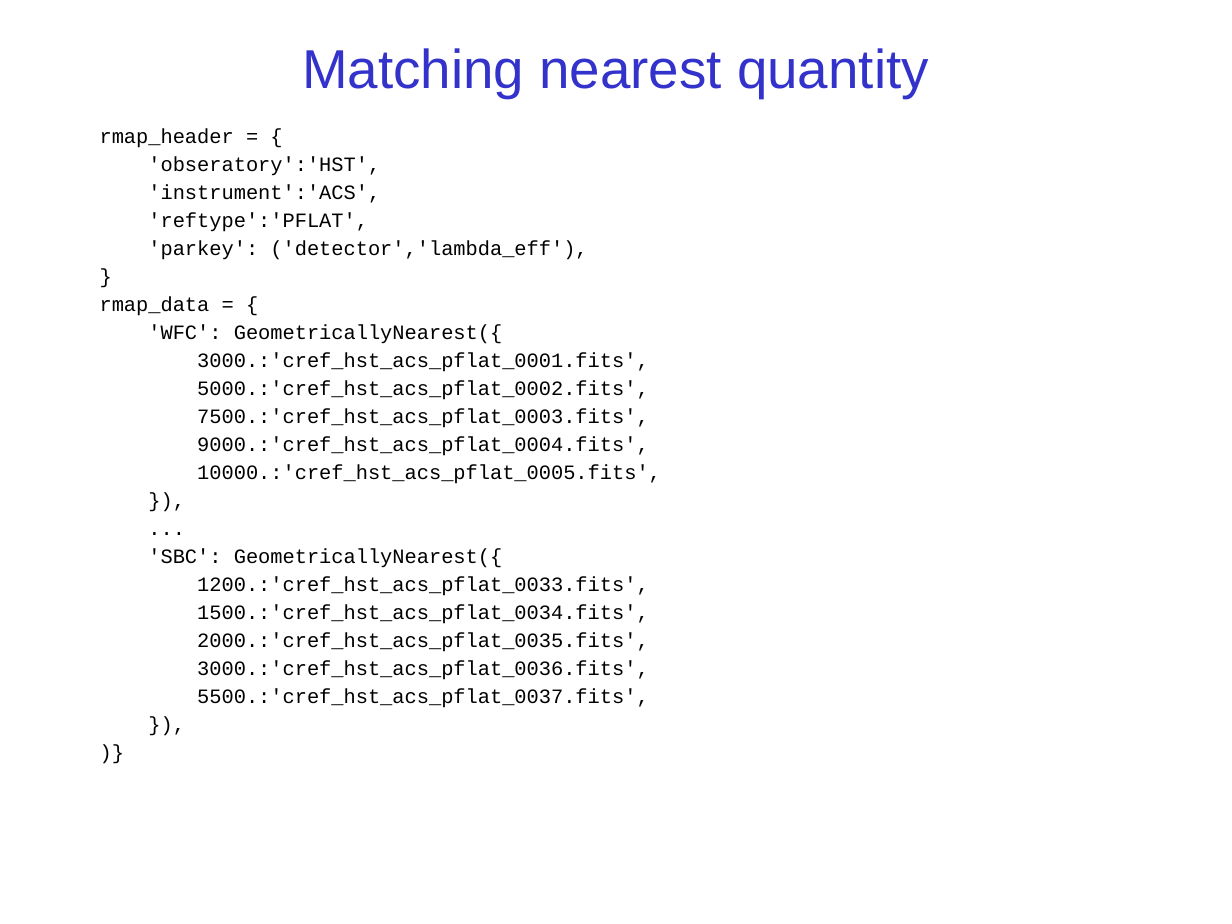
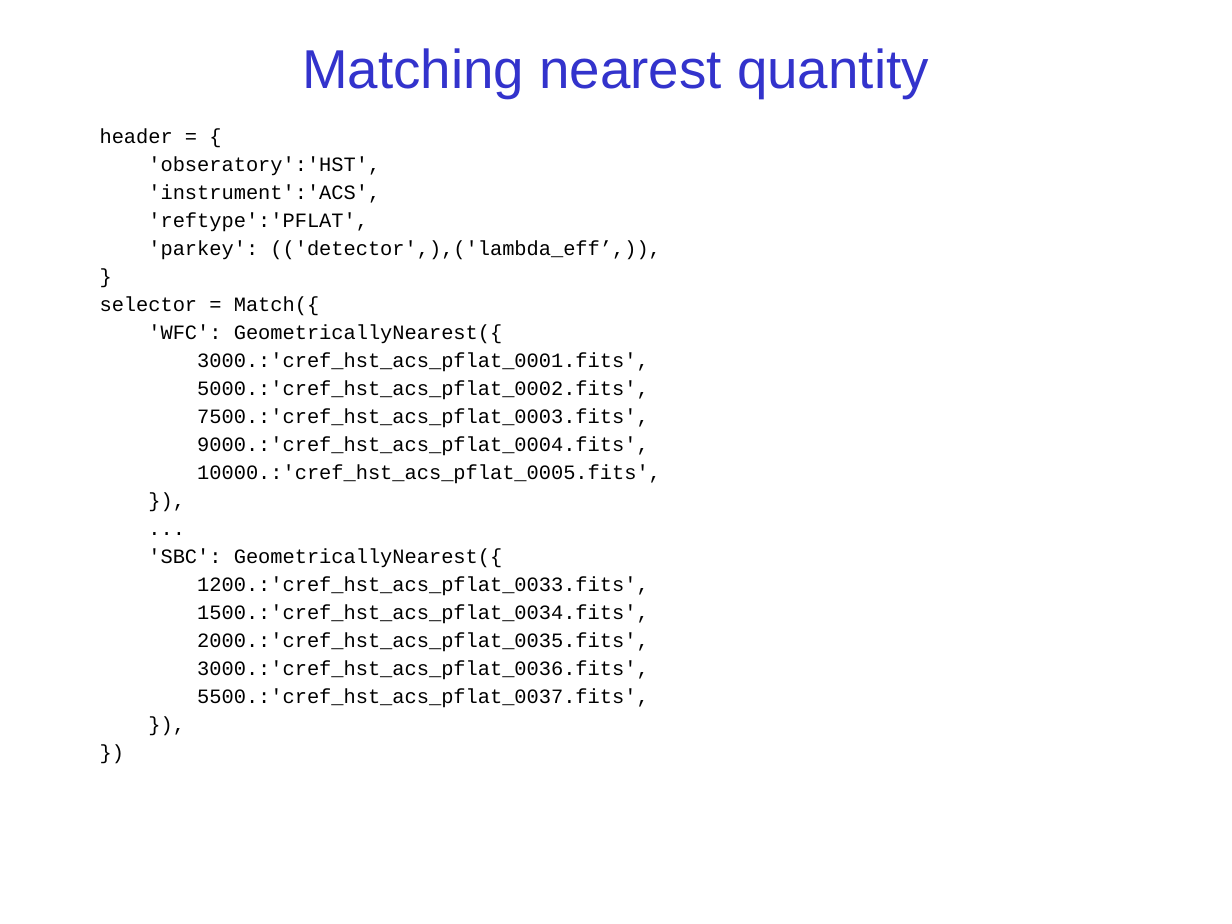
Before and after one commit to spacetelescope/crds, a slide deck: slide 13 of docs/CRDSforACM.ppt. Drawn at 1232x924 pixels with LibreOffice and Linux fonts; fonts in the diff are those of the drawing; background and template pictures are left out. Boxes give left, top, right and bottom in pixels: in the first picture for what was removed or moved away, otherwise in the second. Text is boxed around its words. In the diff, an @@ line names an element or a change of style, - is before the commit and + after.

Commit message:
Updated CRDSforACM presentation for current rmap format.

```diff
--- a/docs/CRDSforACM.ppt
+++ b/docs/CRDSforACM.ppt
@@ text at (100, 129, 661, 708): text changed @@
-)}
+})
@@ text at (100, 129, 173, 144): text changed @@
-rmap_header = {
+header = {
@@ text at (148, 240, 660, 260): text changed @@
-'parkey': ('detector','lambda_eff'),
+'parkey': (('detector',),('lambda_eff’,)),
@@ text at (100, 296, 319, 316): text changed @@
-rmap_data = {
+selector = Match({
```
Also in this commit, not shown: 7 other slides changed.
